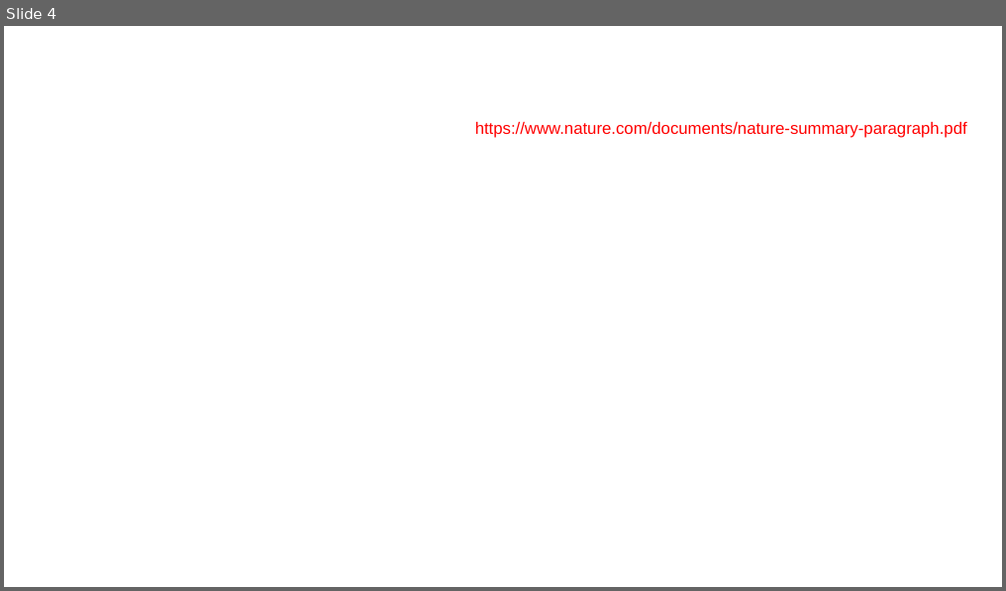
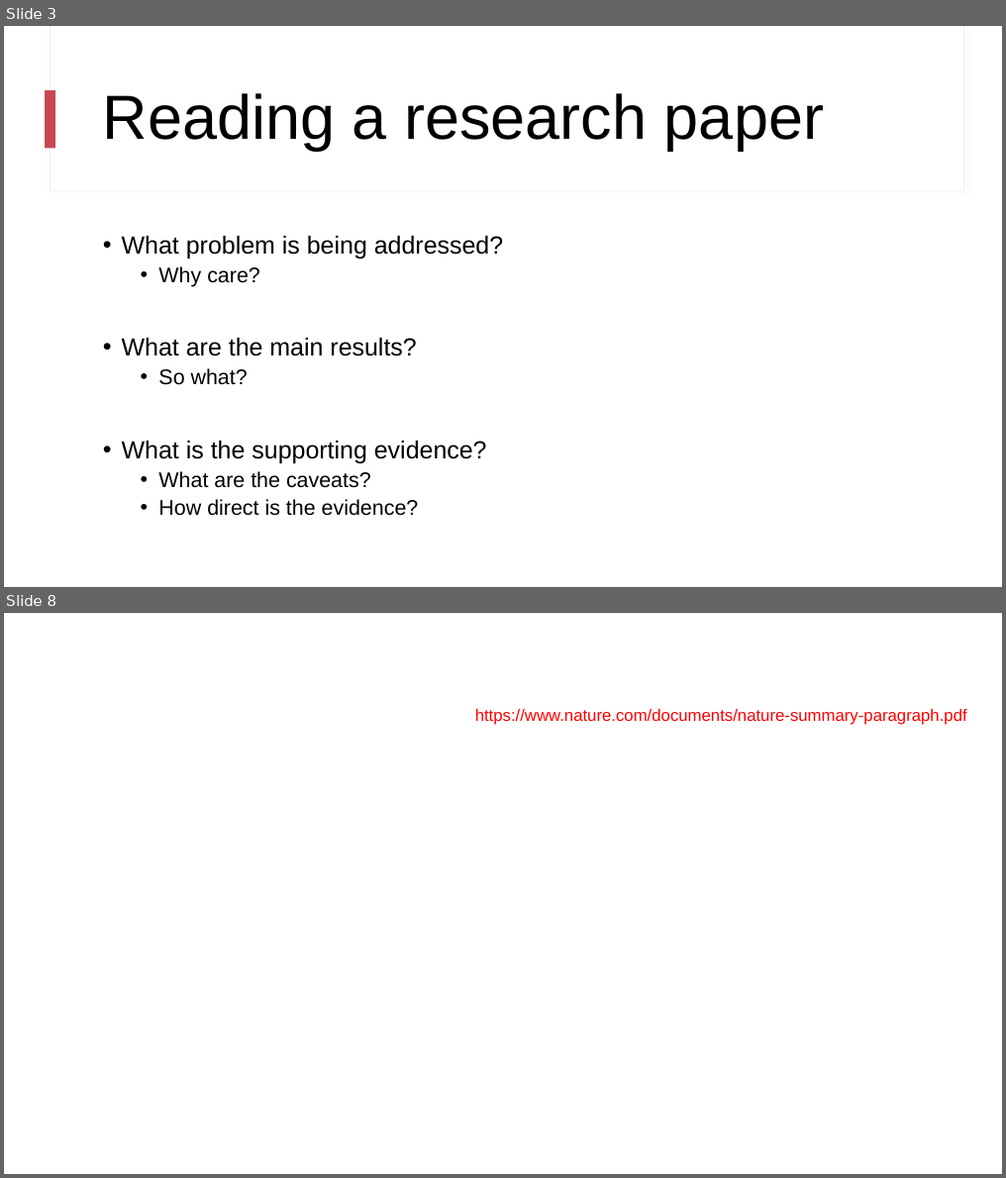
Before and after one commit to nslavov/SlavovLab, a slide deck: teaching/NS_2.pptx. Shown one above the other, each under a label of ours: slide 4 before the commit, slides 3 and 8 after it; the slides between them are not shown. The pictures are 1006x591 and 1006x1178 pixels, drawn with LibreOffice and Linux fonts; fonts in the diff are those of the drawing; background and template pictures are left out. Boxes give left, top, right and bottom in pixels: in the first picture for what was removed or moved away, otherwise in the second. Text is boxed around its words. In the diff, an @@ line names an element or a change of style, - is before the commit and + after.

```diff
--- a/teaching/NS_2.pptx
+++ b/teaching/NS_2.pptx
@@ slide 3 added at (4,26,1002,587), background #FFFFFF @@
@@ rectangle added at (50,26,963,191), fill #FFFFFF, outline #E5F0EF 0.75 pt @@
@@ rectangle added at (51,26,963,190), fill #FFFFFF @@
@@ rectangle added at (46,90,55,148), fill #C74852 @@
@@ title added at (103,93,824,151), 60 pt, text #000000 @@
+Reading a research paper
@@ text added at (122,236,503,516), 23.8 pt, text #000000 @@
+• What problem is being addressed?
+  • Why care?
+• What are the main results?
+  • So what?
+• What is the supporting evidence?
+  • What are the caveats?
+  • How direct is the evidence?
@@ what was slide 4 is now slide 8 @@
```
Also in this commit, not shown: 1 slide changed, 8 other slides added, 1 slide removed.
